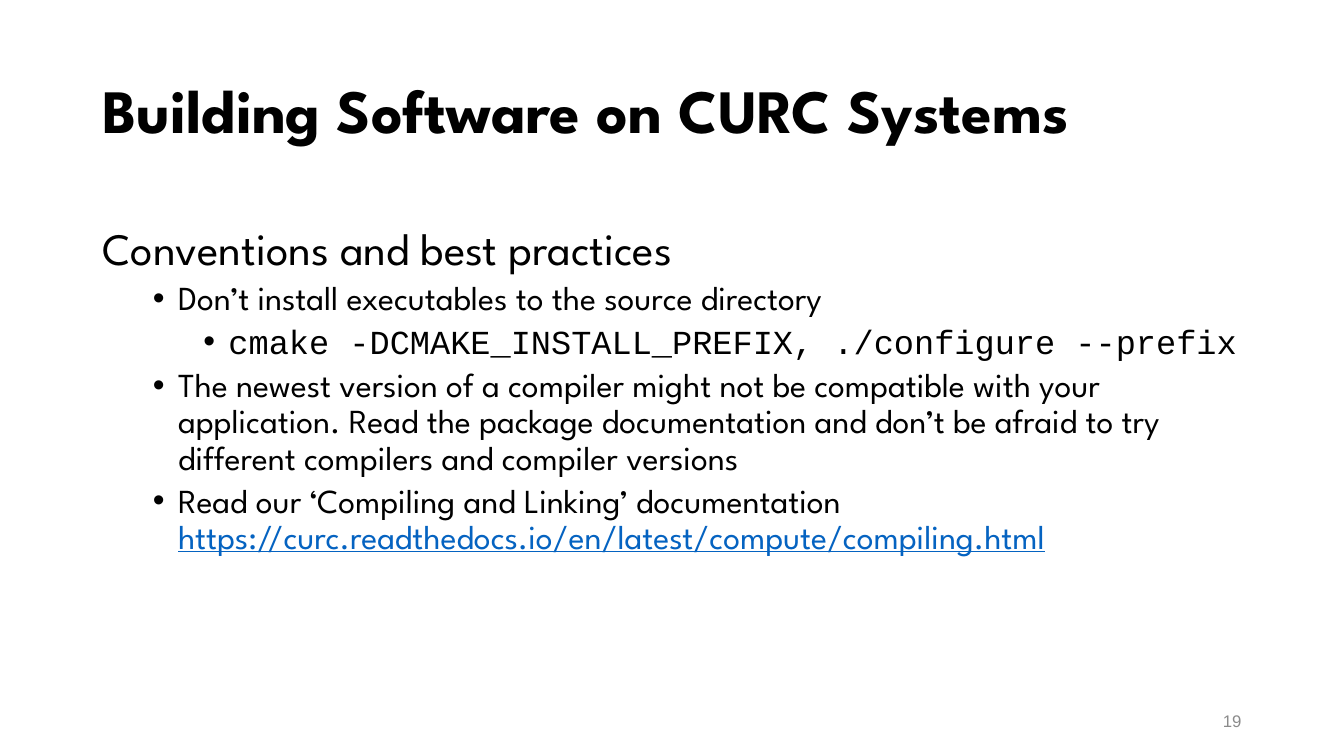
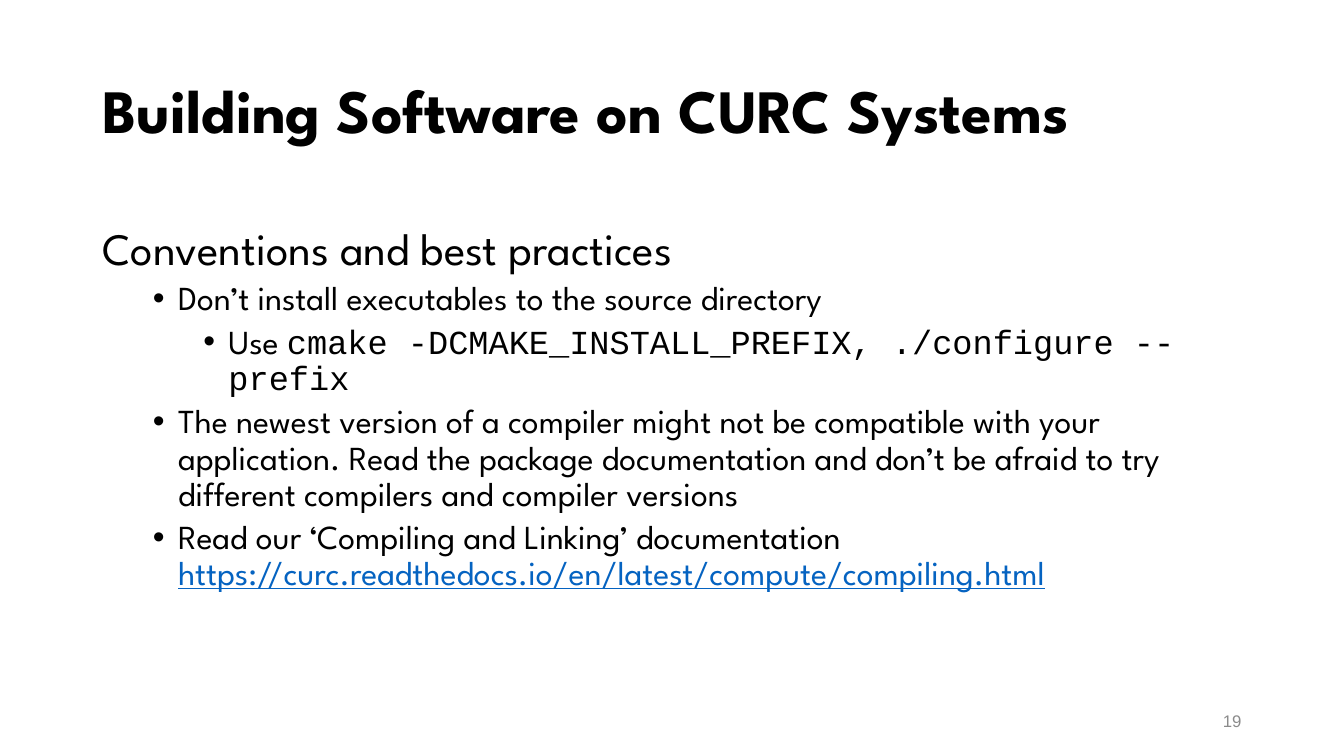
Before and after one commit to mohalkh5/hpc_fundamentals_micro_credential, a slide deck: slide 19 of installing_software/installing_software.pptx. Drawn at 1344x756 pixels with LibreOffice and Linux fonts; fonts in the diff are those of the drawing; background and template pictures are left out. Boxes give left, top, right and bottom in pixels: in the first picture for what was removed or moved away, otherwise in the second. Text is boxed around its words. In the diff, an @@ line names an element or a change of style, - is before the commit and + after.

```diff
--- a/installing_software/installing_software.pptx
+++ b/installing_software/installing_software.pptx
@@ text at box(228, 329, 1114, 397): text changed @@
-    • cmake -DCMAKE_INSTALL_PREFIX, ./configure --prefix
+    • Use cmake -DCMAKE_INSTALL_PREFIX, ./configure --prefix
```
Also in this commit, not shown: 28 other slides changed, 1 other file.
